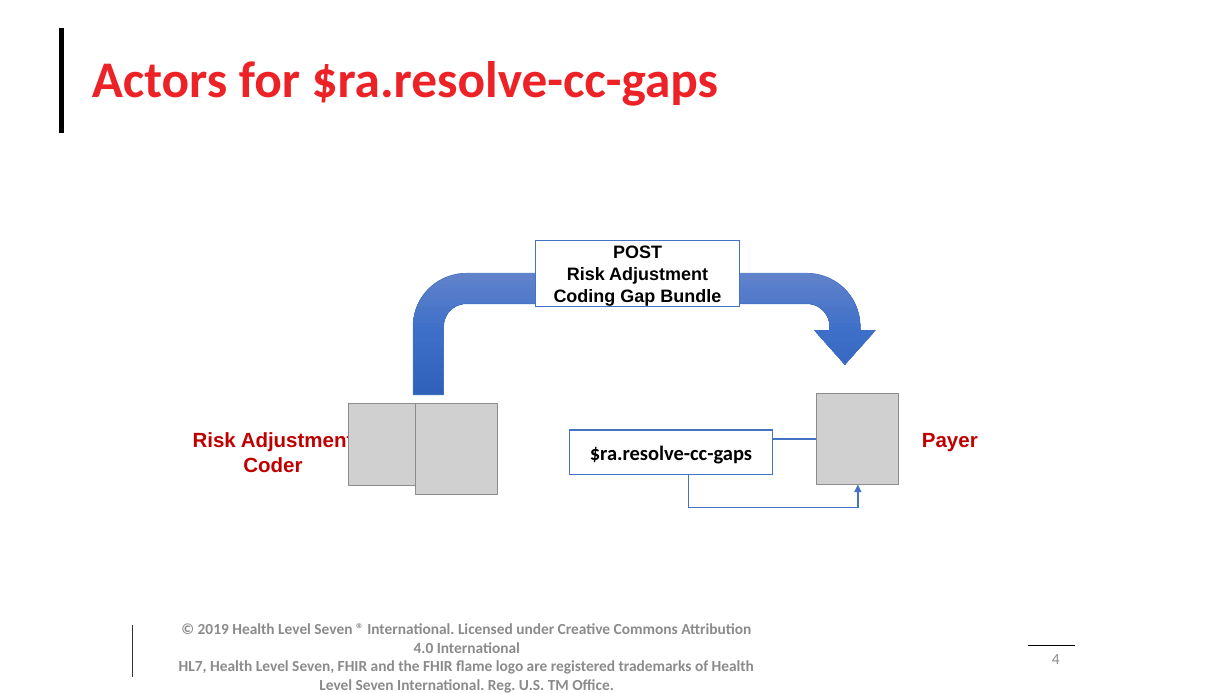
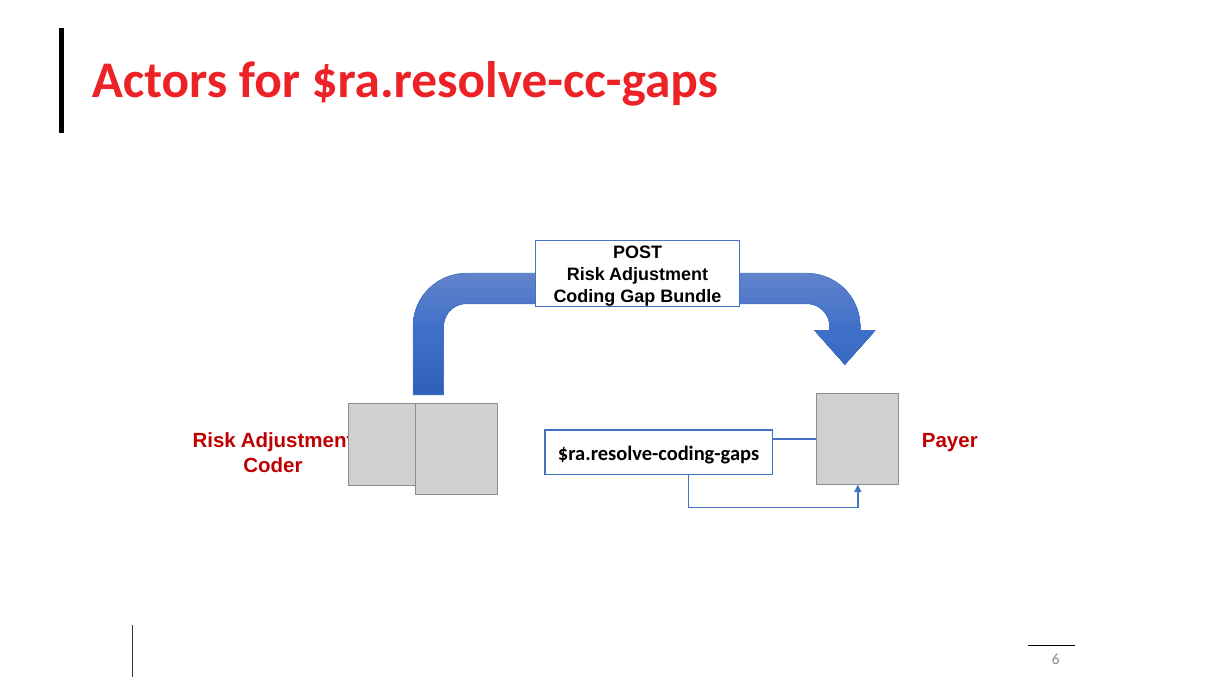
Before and after one commit to HL7/davinci-ra, a slide deck: slide 6 of input/images/Source/Risk Adjustment Images.pptx (slide 4 before the commit). Drawn at 1232x693 pixels with LibreOffice and Linux fonts; fonts in the diff are those of the drawing; grey boxes stand for pictures; background and template pictures are left out. Boxes give left, top, right and bottom in pixels: in the first picture for what was removed or moved away, otherwise in the second. Text is boxed around its words. In the diff, an @@ line names an element or a change of style, - is before the commit and + after.

Commit message:
renamed "cc-gaps" to "coding-gaps" across the IG updated images changed from Risk Adjustment Coding Gap Report to Risk Adjustment Coding Gap MeasureReport when refer to profile added missing link-list.md inclusion to report-generation page

```diff
--- a/input/images/Source/Risk Adjustment Images.pptx
+++ b/input/images/Source/Risk Adjustment Images.pptx
@@ rectangle "$ra.resolve-coding-gaps": place and size @@
-rectangle "$ra.resolve-coding-gaps" at [570,430,774,474]
+rectangle "$ra.resolve-coding-gaps" at [545,430,773,474]
@@ text in rectangle at [558,445,759,464]: text changed @@
-$ra.resolve-cc-gaps
+$ra.resolve-coding-gaps
@@ text removed at [179,623,754,693] @@
-© 2019 Health Level Seven ® International. Licensed under Creative Commons Attribution 4.0 International
-HL7, Health Level Seven, FHIR and the FHIR flame logo are registered trademarks of Health Level Seven International. Reg. U.S. TM Office.
@@ page number at [1052,654,1060,664]: text changed @@
-4
+6
```
Also in this commit, not shown: 1 other slide changed, 2 slides added, 23 other files.
